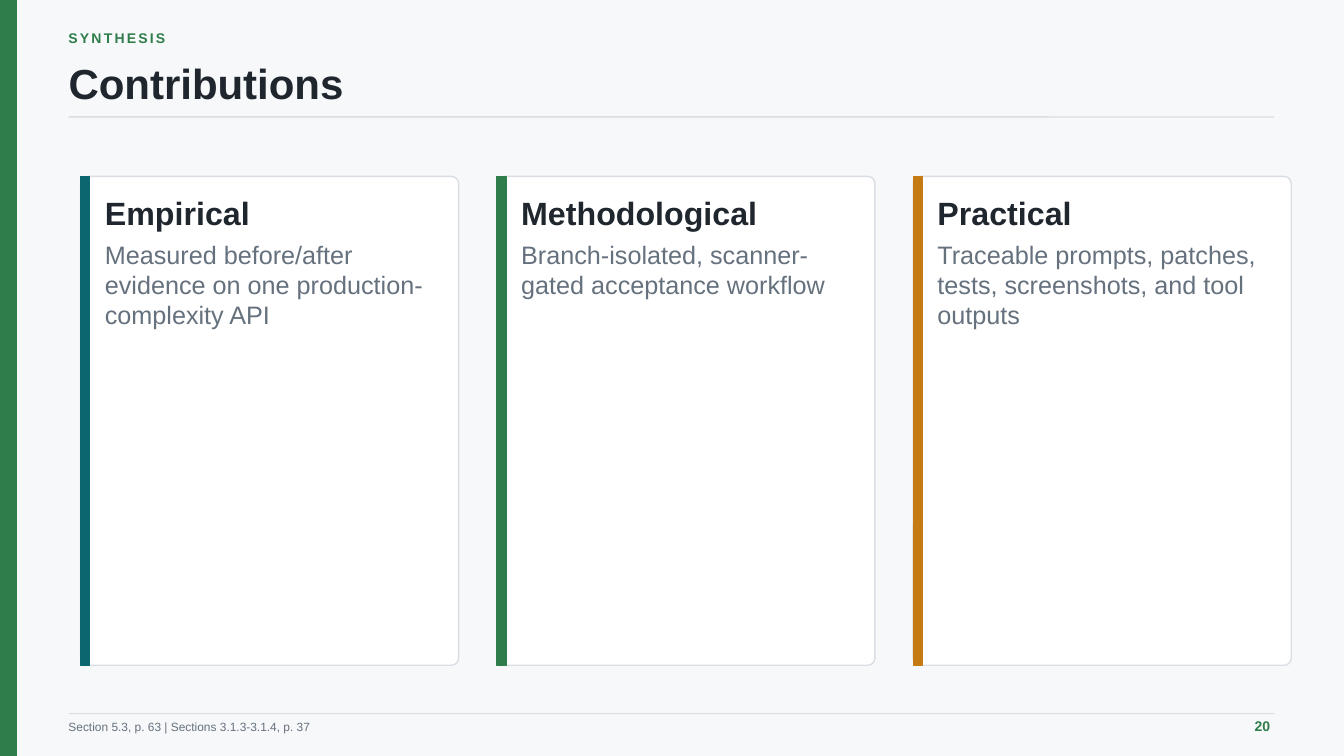
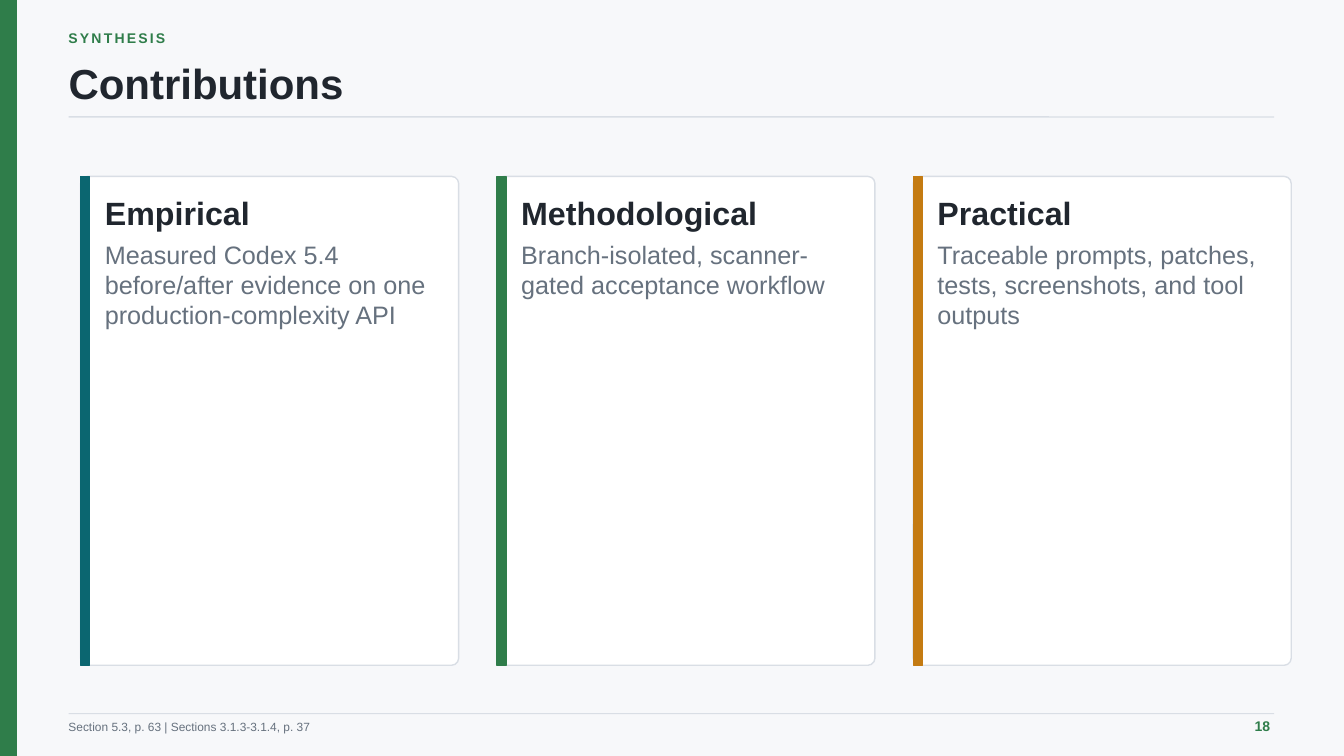
Before and after one commit to minatozaki98/financial-accounting, a slide deck: slide 18 of Document/outputs/final-defense/G6519692_Zaw_Ye_Htut_Ko_Final_Thesis_Defense.pptx (slide 20 before the commit). Drawn at 1344x756 pixels with LibreOffice and Linux fonts; fonts in the diff are those of the drawing. Boxes give left, top, right and bottom in pixels: in the first picture for what was removed or moved away, otherwise in the second. Text is boxed around its words. In the diff, an @@ line names an element or a change of style, - is before the commit and + after.

```diff
--- a/Document/outputs/final-defense/G6519692_Zaw_Ye_Htut_Ko_Final_Thesis_Defense.pptx
+++ b/Document/outputs/final-defense/G6519692_Zaw_Ye_Htut_Ko_Final_Thesis_Defense.pptx
@@ text at (x1=105, y1=246, x2=425, y2=329): text changed @@
-Measured before/after evidence on one production-complexity API
+Measured Codex 5.4 before/after evidence on one production-complexity API
@@ text at (x1=1255, y1=721, x2=1271, y2=731): text changed @@
-20
+18
```
Also in this commit, not shown: 8 other slides changed, 10 other files.
